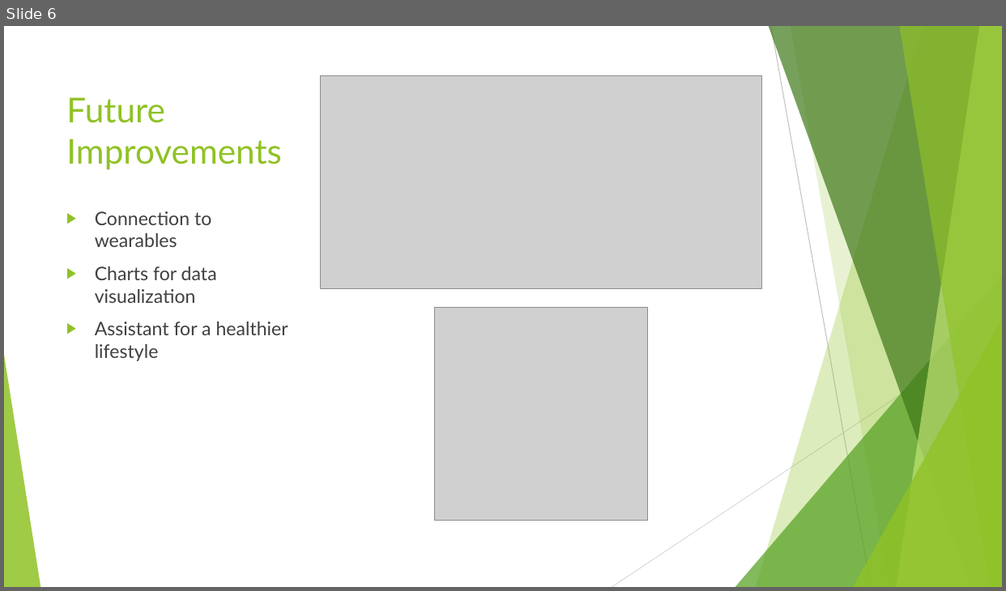
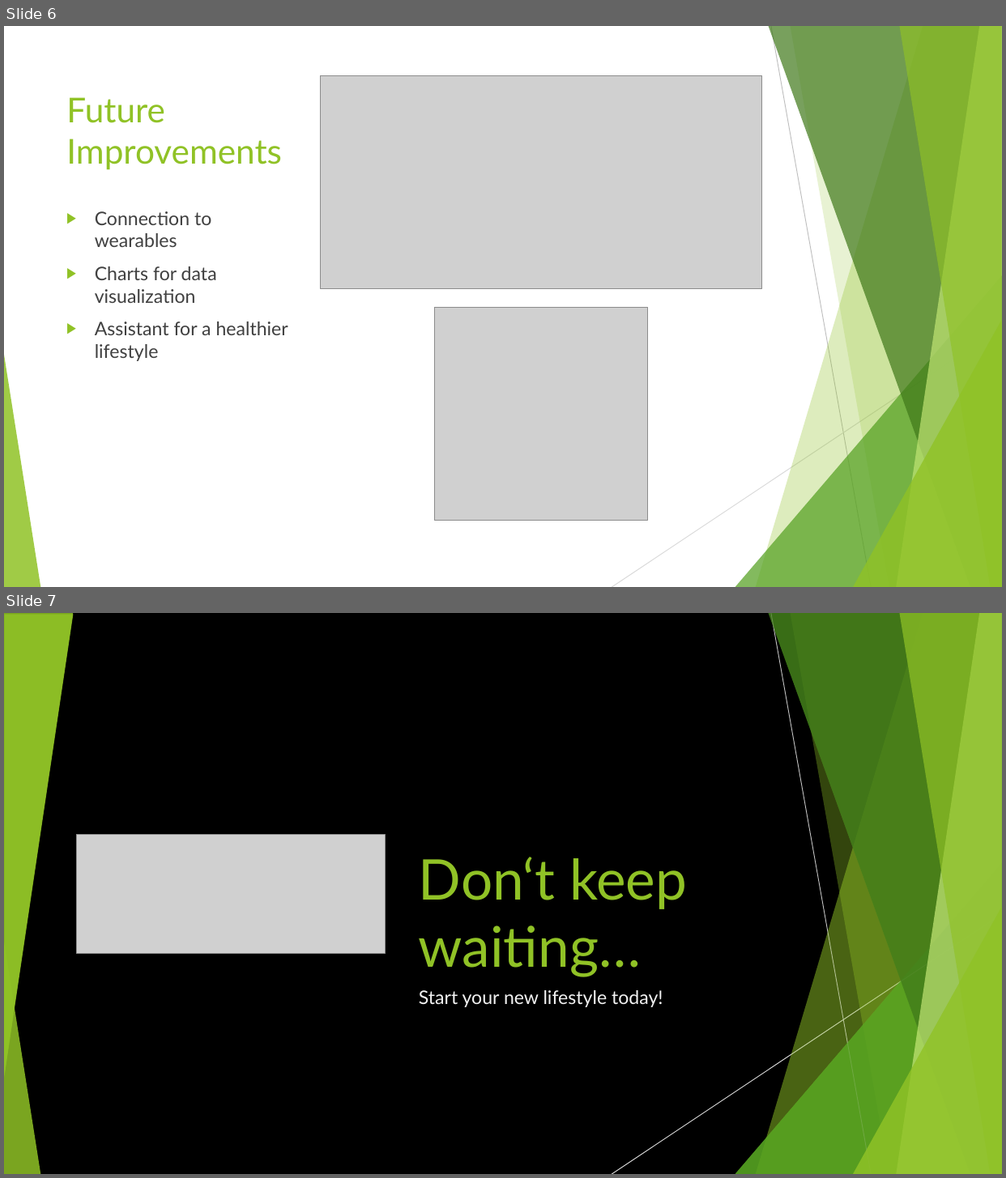
Before and after one commit to FHellmann/Uniatron, a slide deck: doc/Presentation/Uniatron-Presentation1207.pptx. Shown one above the other, each under a label of ours: slide 6 before the commit, slides 6 and 7 after it. The pictures are 1006x591 and 1006x1178 pixels, drawn with LibreOffice and Linux fonts; fonts in the diff are those of the drawing; grey boxes stand for pictures. Boxes give left, top, right and bottom in pixels: in the first picture for what was removed or moved away, otherwise in the second. Text is boxed around its words. In the diff, an @@ line names an element or a change of style, - is before the commit and + after.

Commit message:
Update presentation with finishing slide

```diff
--- a/doc/Presentation/Uniatron-Presentation1207.pptx
+++ b/doc/Presentation/Uniatron-Presentation1207.pptx
@@ slide 7 added at (4, 613, 1002, 1174), background #000000; not listed: 17 template elements that a slide beside it also shows @@
@@ triangle added at (4, 613, 73, 1077), fill #90C226 at 85% opacity @@
@@ triangle added at (4, 614, 73, 1078), fill #90C226 at 85% opacity @@
@@ picture added at (77, 835, 385, 954) @@
@@ title added at (419, 857, 687, 977), 54 pt, text #90C226 @@
+Don‘t keep waiting…
@@ subtitle added at (419, 990, 663, 1007), 18 pt, text #F2F2F2 @@
+Start your new lifestyle today!
```
